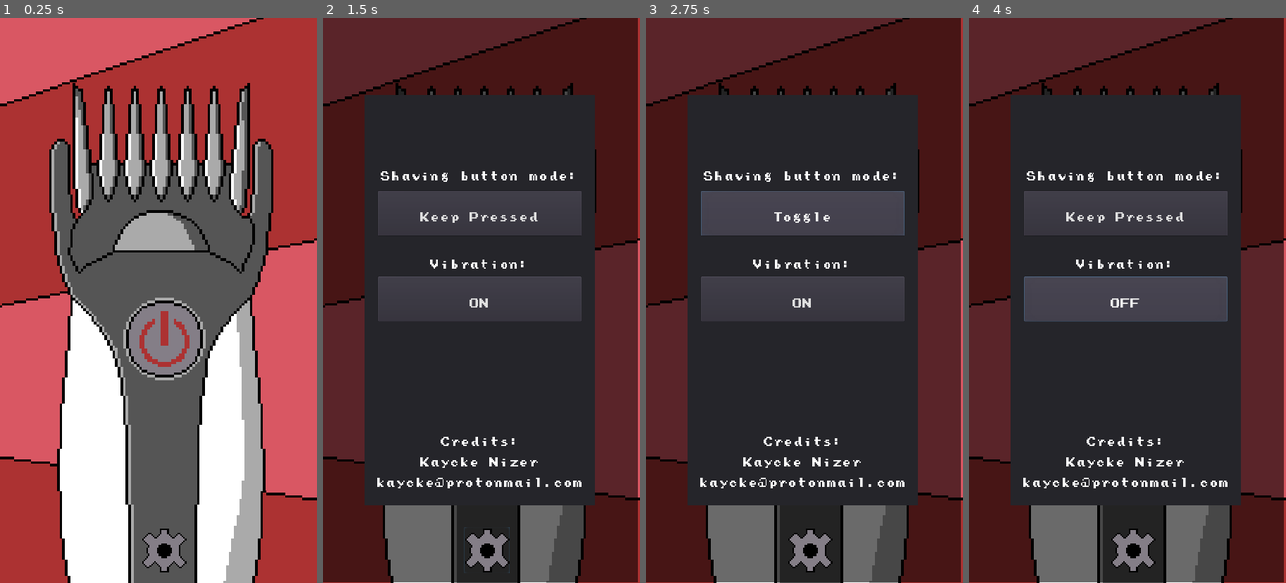
Above: before the commit, frames 1-4 (left to right).
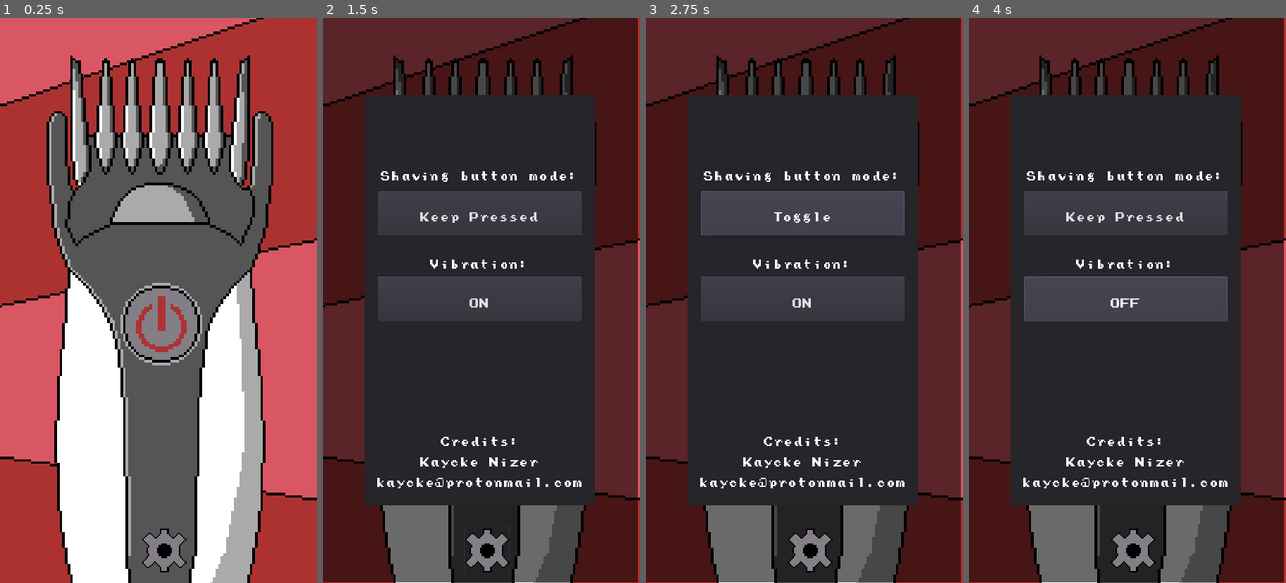
Above: after the commit, the same moments.

Repository: KayckeNizer/Open-virtual-shaver
Game: Godot game, scene res://ActiveApplication.tscn
Two runs of this game, one before a commit and one after it. Both use one fixed random seed, a clock stepped at 60 frames per second and the inputs below.
Inputs (mouse positions are in pixels of both pictures, inside the frame that each line leads up to):
- Up to frame 1 (0.25 s): no input
- Up to frame 2 (1.5 s): tap Enter at 0.5 s; click (487, 549) at 1.25 s
- Up to frame 3 (2.75 s): click "Keep Pressed" at 2 s
- Up to frame 4 (4 s): click "Toggle" at 2.75 s; click "ON" at 3.5 s

The runs differ from the first frame. In frame 1, 19% of the frame differs, in the area x 14-87%, y 6-100%; in frame 2, 2.7%; in frame 3, 2.7%; in frame 4, 2.7%.
Error in both runs: Invalid set index 'visible' (on base: 'null instance') with value of type 'bool'. (res://Assets/Scripts/Button_Settings.gd:12)

Commit message:
Asset organization

Diff:
--- a/ActiveApplication.tscn
+++ b/ActiveApplication.tscn
@@ -76,12 +76,12 @@
 stream = ExtResource( 5 )
 
 [node name="shaver_body" type="Sprite" parent="."]
-position = Vector2( -3, 77 )
+position = Vector2( -3, 365 )
 scale = Vector2( 9, 9 )
 texture = ExtResource( 2 )
 
 [node name="Touch_button_on_off" type="TouchScreenButton" parent="."]
-position = Vector2( -119, -17 )
+position = Vector2( -129, -68 )
 scale = Vector2( 9.03226, 9.03226 )
 normal = ExtResource( 9 )
 pressed = ExtResource( 3 )
Binary file changed: Assets/Sprites/barbeador1.png
